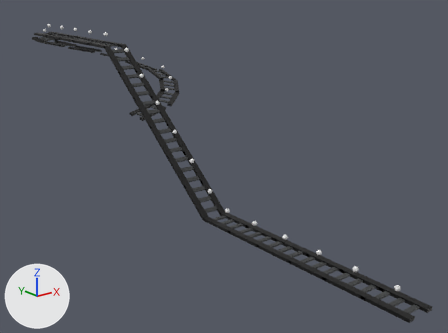
The Blender file project/resources/AL4_FF7_RailShooter/ShootingCoaster.blend, before and after one commit.
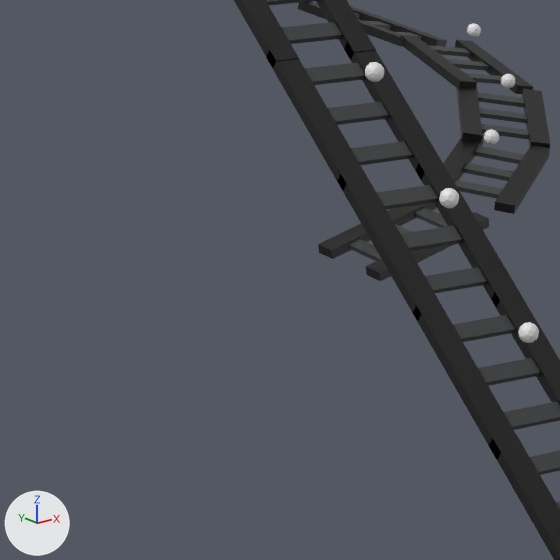
There are two pictures of each version: one whole from a camera (50 mm lens) standing at (-14.8, -10.01, 9.73) and looking at (3.36, 12.69, 0.65), one close up on the part from 14% to 40% of the width and 18% to 54% of the height. Every picture has the same lights, and +X, +Y and +Z are marked at lower left.

In view in the first close-up: 'rail.007', 'rail.008', 'rail.009', 'rail.010', 'rail.011', 'rail.021', 'rail.022', 'rail.023', 'rail.024', 'rail.025'.
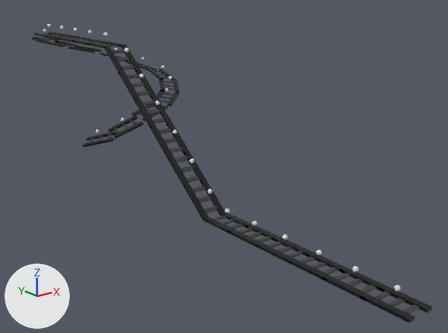
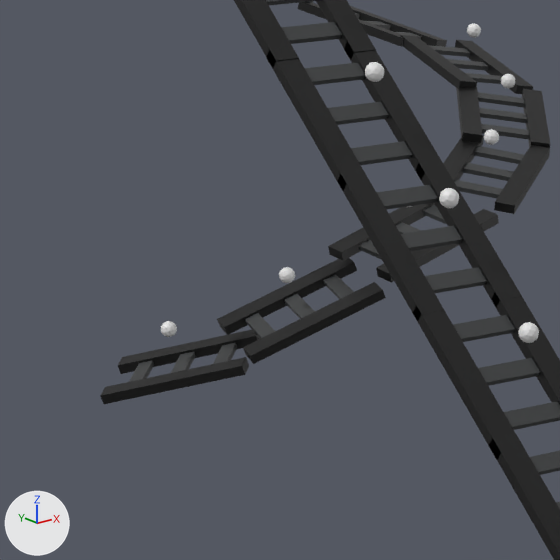
Location of each change, (x1, y1, x2, y2) in pixels of the close-ups (560 x 560 px):
'rail.026', added (black): after (217, 258, 386, 364)
'rail.027', added (black): after (100, 329, 261, 404)
'rail.025', moved, turned: before (318, 203, 489, 281); after (328, 203, 499, 283)
'controlPoint.026', added: after (279, 267, 295, 283)
'controlPoint.027', added: after (161, 321, 177, 337)

The change in detail:
Picture 'RailTex.png.032' (img_railtex_png_032) is new.
Picture 'RailTex.png.031' (img_railtex_png_031) is new.
Material 'マテリアル.032' (mat_マテリアル_032) is new.
Its texture is img_railtex_png_032.
Material 'マテリアル.031' (mat_マテリアル_031) is new.
Its texture is img_railtex_png_031.
Mesh me_立方体_022 is new.
It consists of a box spanning x -0.45..0.45, y -0.63..-0.45, z -0.03..0.03; a box spanning x 0.32..0.58, y -0.9..0.9, z -0.06..0.06; a box spanning x -0.58..-0.32, y -0.9..0.9, z -0.06..0.06; a box spanning x -0.45..0.45, y 0.45..0.63, z -0.03..0.03; a box spanning x -0.45..0.45, y -0.09..0.09, z -0.03..0.03.
It uses material mat_マテリアル_032 (picture img_railtex_png_032).
Mesh me_立方体_021 is new.
It consists of a box spanning x -0.45..0.45, y -0.63..-0.45, z -0.03..0.03; a box spanning x 0.32..0.58, y -0.9..0.9, z -0.06..0.06; a box spanning x -0.58..-0.32, y -0.9..0.9, z -0.06..0.06; a box spanning x -0.45..0.45, y 0.45..0.63, z -0.03..0.03; a box spanning x -0.45..0.45, y -0.09..0.09, z -0.03..0.03.
It uses material mat_マテリアル_031 (picture img_railtex_png_031).
Object 'rail.025' (ob_rail_025) moves from (3.77, 20.23, 2.08) to (3.89, 20.19, 2.08).
Object 'rail.025' (ob_rail_025) turns from (-13, -9.2, -261) to (-15, -8.8, -260) degrees about x, y and z.
Object 'controlPoint.027' (ob_controlpoint_027) is new; it shows a copy of the mesh of ob_controlpoint_024.
Its location is (0.89, 21.02, 1.18).
Its rotation in degrees is (-13, -9.2, -311).
Its scale is (0.1, 0.1, 0.1).
Object 'rail.027' (ob_rail_027) is new; it shows me_立方体_022.
Its location is (1.04, 21.0, 0.7).
Its rotation in degrees is (-13, -9.2, -311).
Object 'controlPoint.026' (ob_controlpoint_026) is new; it shows a copy of the mesh of ob_controlpoint_024.
Its location is (2.12, 20.27, 1.81).
Its rotation in degrees is (-21, -10, -279).
Its scale is (0.1, 0.1, 0.1).
Object 'rail.026' (ob_rail_026) is new; it shows me_立方体_021.
Its location is (2.32, 20.32, 1.35).
Its rotation in degrees is (-21, -10, -279).
